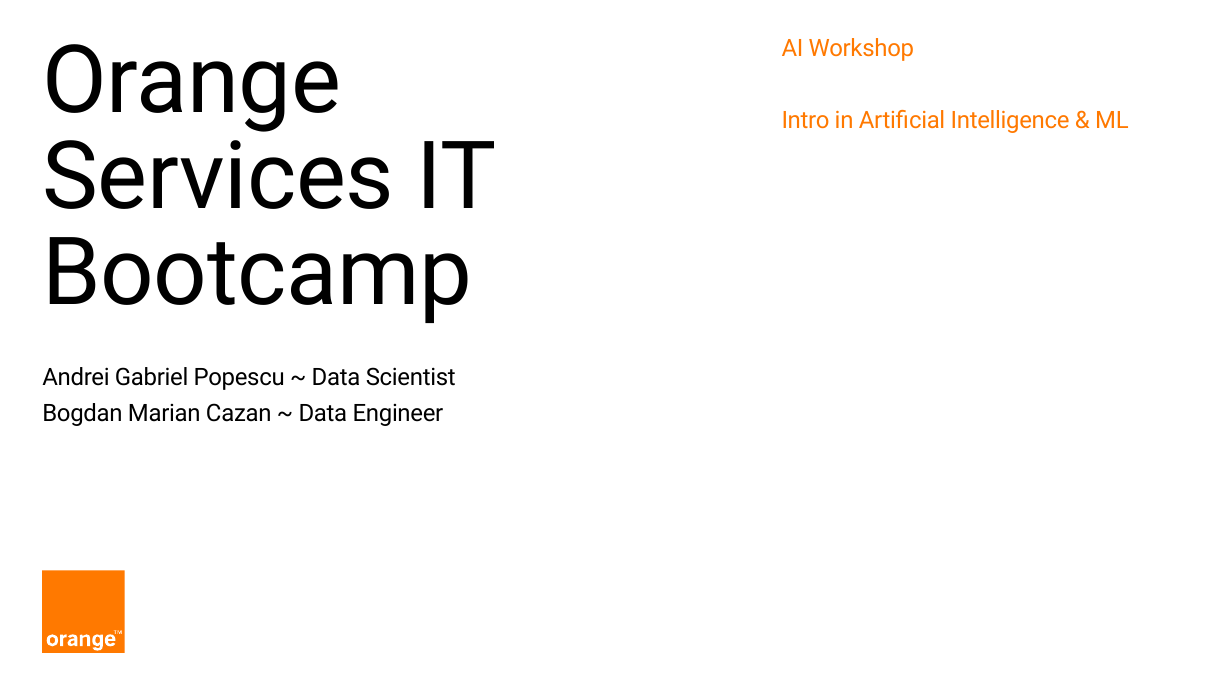
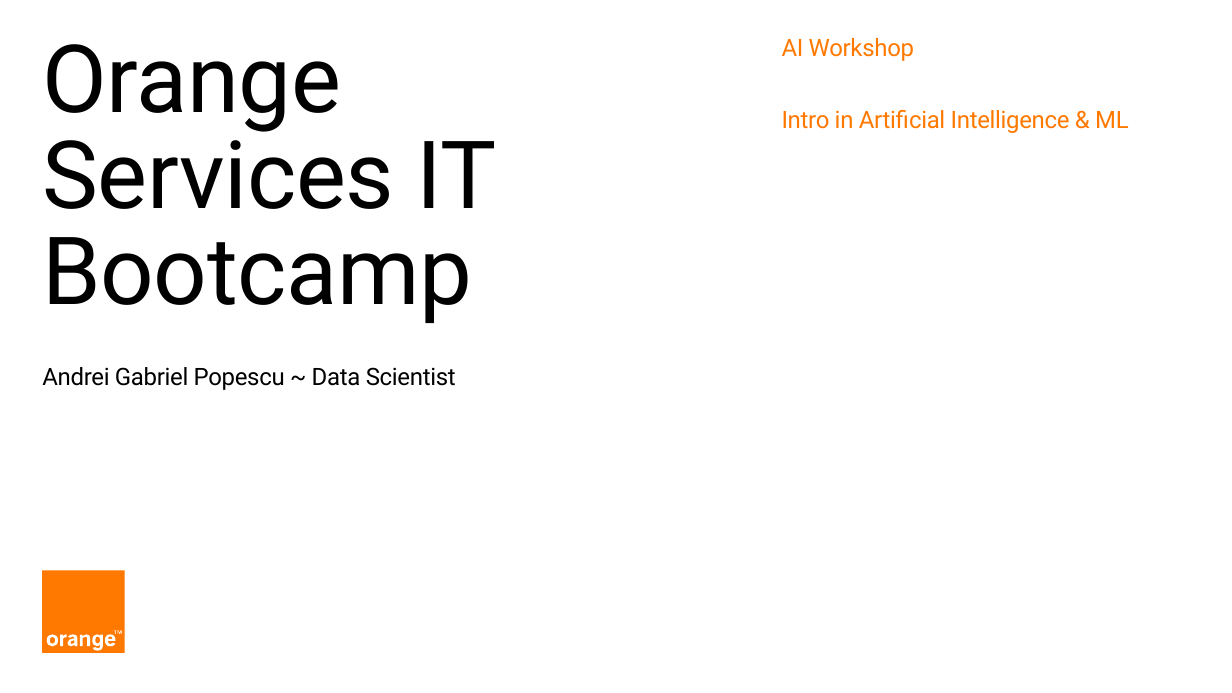
Before and after one commit to popescuaaa/upb-ai-bootcamp-2024, a slide deck: slide 1 of slides/Classification + Regression.pptx. Drawn at 1232x693 pixels with LibreOffice and Linux fonts; fonts in the diff are those of the drawing. Boxes give left, top, right and bottom in pixels: in the first picture for what was removed or moved away, otherwise in the second. Text is boxed around its words. In the diff, an @@ line names an element or a change of style, - is before the commit and + after.

```diff
--- a/slides/Classification + Regression.pptx
+++ b/slides/Classification + Regression.pptx
@@ subtitle at (x1=42, y1=403, x2=444, y2=426): paragraph removed @@
-Bogdan Marian Cazan ~ Data Engineer
```
Also in this commit, not shown: 1 other slide changed, 4 other files.
